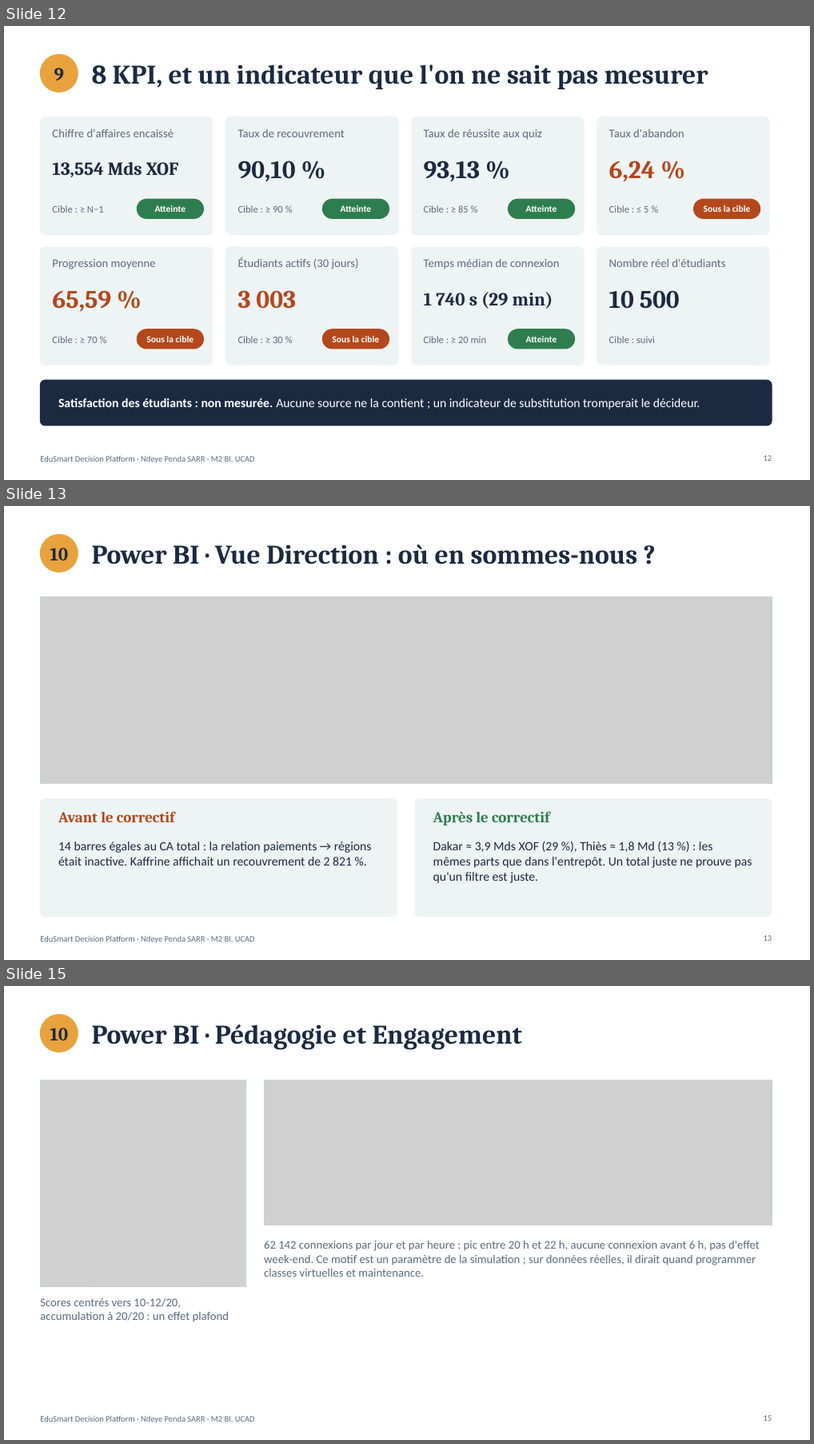
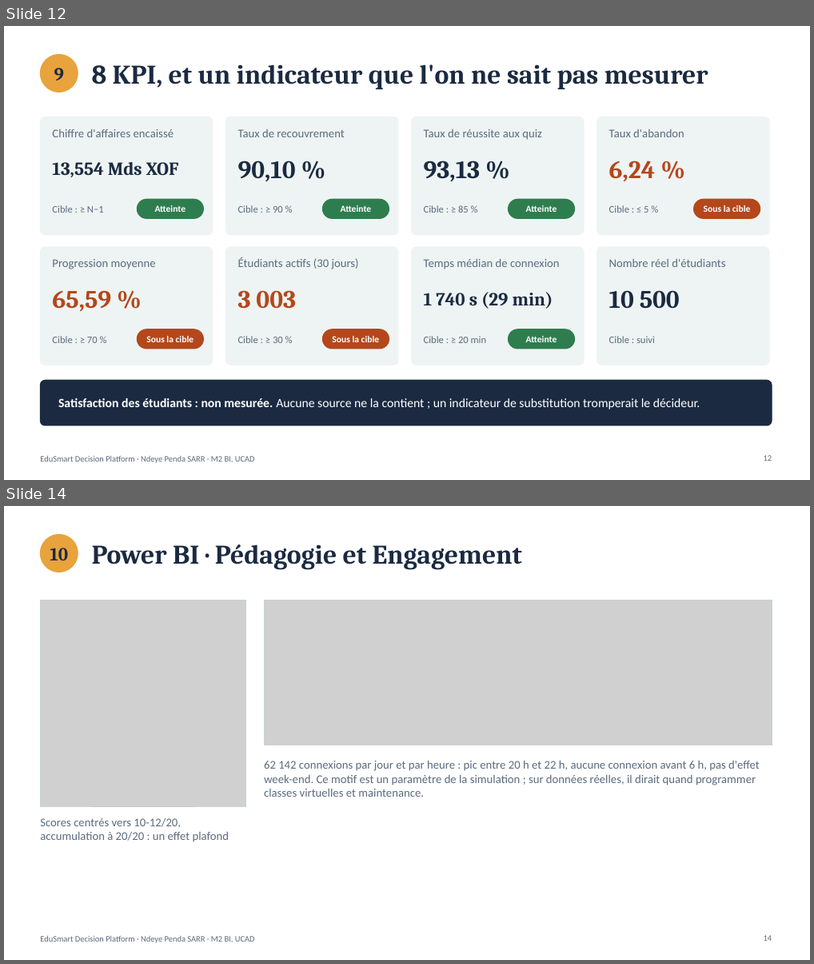
Before and after one commit to NdeyePendaSarr/edusmart-decision-platform, a slide deck: presentation/EduSmart_presentation.pptx. Shown one above the other, each under a label of ours: slides 12, 13 and 15 before the commit, slides 12 and 14 after it; the slides between them are not shown. The pictures are 814x1444 and 814x964 pixels, drawn with LibreOffice and Linux fonts; fonts in the diff are those of the drawing; grey boxes stand for pictures. Boxes give left, top, right and bottom in pixels: in the first picture for what was removed or moved away, otherwise in the second. Text is boxed around its words. In the diff, an @@ line names an element or a change of style, - is before the commit and + after.

```diff
--- a/presentation/EduSmart_presentation.pptx
+++ b/presentation/EduSmart_presentation.pptx
@@ slide 13 removed at bbox=[4, 506, 810, 960], background #FFFFFF; not listed: 1 template element that a slide beside it also shows @@
@@ ellipse removed at bbox=[40, 535, 78, 572] @@
@@ text removed at bbox=[50, 548, 68, 560] @@
-10
@@ title removed at bbox=[92, 544, 638, 564] @@
-Power BI · Vue Direction : où en sommes-nous ?
@@ picture removed at bbox=[40, 596, 772, 784] @@
@@ rectangle removed at bbox=[40, 596, 772, 784] @@
@@ rounded rectangle removed at bbox=[40, 799, 398, 916] @@
@@ text removed at bbox=[58, 811, 175, 822] @@
-Avant le correctif
@@ rounded rectangle removed at bbox=[415, 799, 772, 916] @@
@@ text removed at bbox=[434, 811, 550, 825] @@
-Après le correctif
@@ text removed at bbox=[58, 841, 372, 865] @@
-14 barres égales au CA total : la relation paiements → régions était inactive. Kaffrine affichait un recouvrement de 2 821 %.
@@ text removed at bbox=[434, 840, 753, 883] @@
-Dakar ≈ 3,9 Mds XOF (29 %), Thiès ≈ 1,8 Md (13 %) : les mêmes parts que dans l'entrepôt. Un total juste ne prouve pas qu'un filtre est juste.
@@ page number removed at bbox=[764, 935, 773, 940] @@
-13
@@ what was slide 15 is now slide 14 @@
```
Also in this commit, not shown: 5 slides changed.
